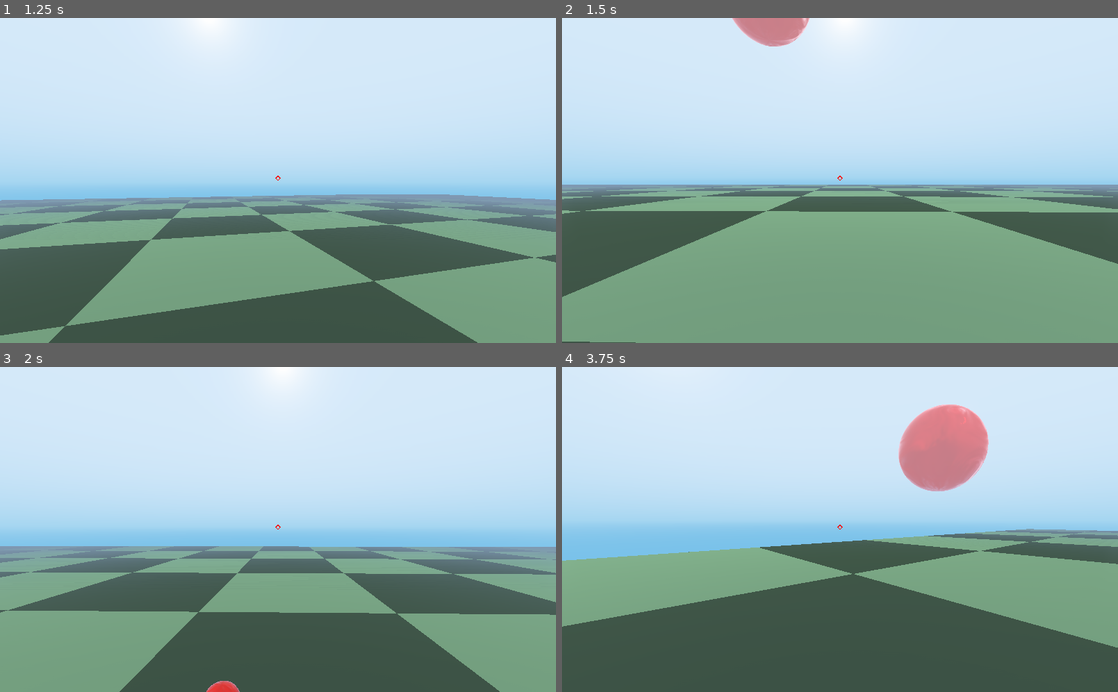
Above: before the commit, frames 1-4 (two rows, left to right).
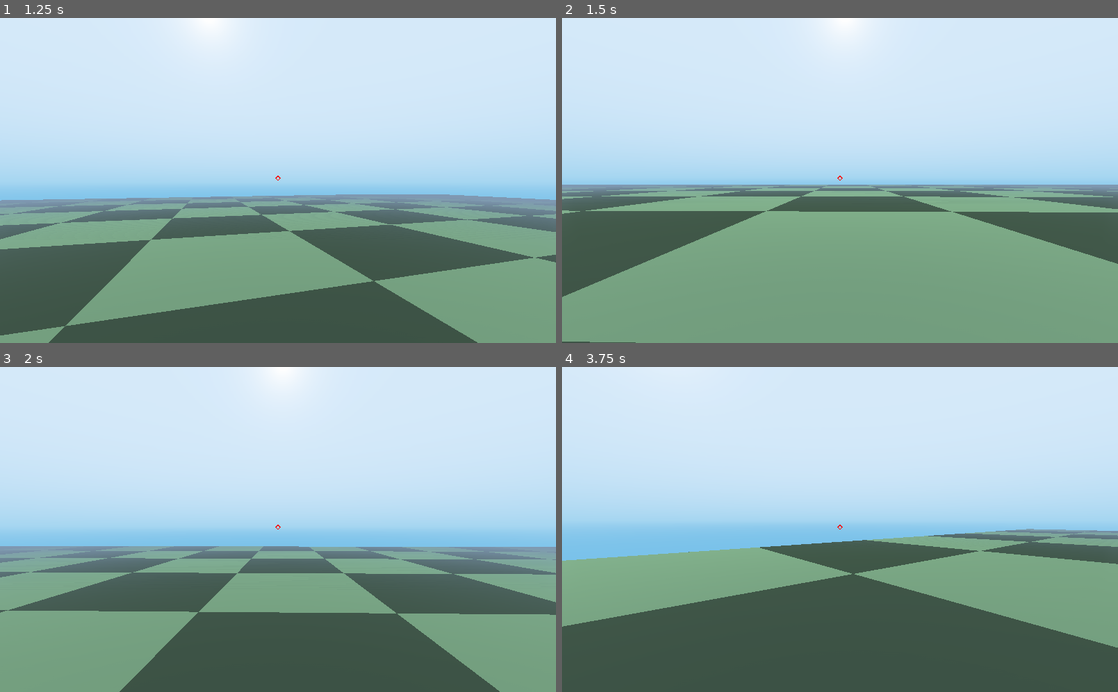
Above: after the commit, the same moments.

Repository: 1SDANi/Project-Blam
Game: Godot game, scene res://World.tscn
The game is run twice, just before and just after one commit, with the same random seed, the same clock (stepped at 60 frames per second) and the same inputs.
Inputs (mouse positions are in pixels of both pictures, inside the frame that each line leads up to):
- Up to frame 1 (1.25 s): tap Enter at 0.5 s; move the mouse to (305, 180) at 0.52 s; hold W (ui_up) from 0.53 s (still down); tap E (game_swap_weapon, bound only after the commit) at 0.6 s; tap Space (ui_select) at 0.77 s
- Up to frame 2 (1.5 s): keep holding W (ui_up); move the mouse to (812, 180) at 1.27 s; click (812, 180) at 1.35 s
- Up to frame 3 (2 s): keep holding W (ui_up); tap Space (ui_select) at 1.52 s; tap E (game_swap_weapon, bound only after the commit) at 1.55 s
- Up to frame 4 (3.75 s): keep holding W (ui_up); move the mouse to (851, 523) at 2.02 s; tap E (game_swap_weapon, bound only after the commit) at 2.1, 2.85 s; move the mouse to (834, 536) at 2.77 s; tap Space (ui_select) at 3.02 s; move the mouse to (878, 532) at 3.52 s; click (878, 532) at 3.6 s

Frame 1 is identical in both runs. In frame 2, 0.9% of the frame differs, in the area x 30-45%, y 0-9%; in frame 3, 0.2%; in frame 4, 3.4%, in the area x 60-77%, y 11-39%.

Commit message:
Added functionality for weapon swapping Added Machine Pistol

Diff:
--- /dev/null
+++ b/Guns/BattleRifle.gd
@@ -0,0 +1,9 @@
+extends "GunItem.gd"
+
+func _init(weilder).(weilder):
+	._init(weilder)
+	iClip = 5
+	fCooldown = 1.0
+	fRecharge = 2.0
+	fMaxHoldTime = 0.0
+	sProjectile = preload("../Projectiles/BattleRifleProjectile.tscn")
--- /dev/null
+++ b/Guns/GunItem.gd
@@ -0,0 +1,46 @@
+var sProjectile
+var nWorld : Node
+var nWeilder : Node
+var fMaxHoldTime : float = 0
+var fCooldown : float = 1
+var fRecharge : float = 2
+var fTriggerHeld : float
+var fWaiting : float
+var iClip : int
+var iCharge : int
+
+
+func _init(weilder):
+	iCharge = iClip
+	nWeilder = weilder
+	nWorld = weilder.nWorld
+	fWaiting = 0
+	fTriggerHeld = -1
+	sProjectile = preload("../Projectiles/Projectile.tscn")
+
+func process(delta : float):
+	if fWaiting >= fRecharge:
+		iCharge = iClip
+	if fWaiting >= fCooldown:
+		if fTriggerHeld >= 0:
+			shoot()
+	fWaiting += delta
+	if fTriggerHeld >= 0 and fMaxHoldTime > 0:
+		fTriggerHeld += delta
+
+func trigger_down():
+	fTriggerHeld = 0
+
+func trigger_up():
+	fTriggerHeld = -1
+
+func shoot():
+	if not iCharge > 0: return
+	iCharge -= 1
+	fWaiting = 0
+	var nProjectile = sProjectile.instance()
+	nWorld.add_child(nProjectile)
+	nProjectile.set_rotation(nWeilder.get_rotation() + nWeilder.nLook.get_rotation())
+	nProjectile.on_spawn()
+	nProjectile.set_translation(nWeilder.nHands.get_global_transform().origin + nWeilder.get_rotation().normalized() * nProjectile.nCollider.get_shape().get_radius())
+	nProjectile.nOwner = nWeilder
--- /dev/null
+++ b/Guns/MachinePistol.gd
@@ -0,0 +1,9 @@
+extends "GunItem.gd"
+
+func _init(weilder).(weilder):
+	._init(weilder)
+	iClip = 3
+	fCooldown = 0.1
+	fRecharge = 5.0
+	fMaxHoldTime = 0.0
+	sProjectile = preload("../Projectiles/MachinePistolProjectile.tscn")
--- a/PersonController.gd
+++ b/PersonController.gd
@@ -1,6 +1,5 @@
 extends "Entity.gd"
 
-var sProjectile = preload("Projectile.tscn")
 var nLook : Node
 var nHands : Node
 export (float) var fRotateSpeed : float = 0.05
@@ -11,26 +10,32 @@
 export (float) var fAirSpeed: float
 var vMoveLook : Vector2 = Vector2.ZERO
 var vMotion : Vector3 = Vector3.ZERO
+var oBattleRifle = preload("Guns/BattleRifle.gd")
+var oMachinePistol = preload("Guns/MachinePistol.gd")
+var oPrimaryWeapon
+var oSecondaryWeapon
 
 func _ready():
 	nLook = get_node(pLook)
 	nHands = get_node(pHands)
 	Input.set_mouse_mode(Input.MOUSE_MODE_CAPTURED)
+	oPrimaryWeapon = oBattleRifle.new(self)
+	oSecondaryWeapon = oMachinePistol.new(self)
 
 func _physics_process(delta : float):
 	move_camera(delta)
 	apply_movement()
-
-func shoot():
-	var nProjectile = sProjectile.instance()
-	nWorld.add_child(nProjectile)
-	nProjectile.fRadius = 0.25
-	nProjectile.set_rotation(get_rotation() + nLook.get_rotation())
-	nProjectile.on_spawn()
-	nProjectile.set_translation(nHands.get_global_transform().origin + get_rotation().normalized() * nProjectile.nCollider.get_shape().get_radius())
+	oPrimaryWeapon.process(delta)
+	oSecondaryWeapon.process(delta)
 
 func jump():
 	vVelocity.y += fJumpStrength
+
+func swap_weapons():
+	var oNewPrimary = oSecondaryWeapon
+	oSecondaryWeapon = oPrimaryWeapon
+	oPrimaryWeapon = oNewPrimary
+	oSecondaryWeapon.trigger_up()
 
 func apply_movement():
 	if isGrounded():
--- a/PlayerController.gd
+++ b/PlayerController.gd
@@ -10,16 +10,19 @@
 var sLookLeft : String = "game_look_left"
 var sLookRight : String = "game_look_right"
 var sEscape : String = "ui_end"
-
-
+var sSwapWeapons : String = "game_swap_weapon"
+var fLastTrigger : float
 
 func _input(event):
 	if (event.is_action_pressed(sEscape)):
 		get_tree().quit()
 
 	if event is InputEventMouseButton or event is InputEventJoypadMotion:
-		if event.get_action_strength(sShoot) == 1:
-			shoot()
+		if event.get_action_strength(sShoot) == 1 and fLastTrigger != 1:
+			oPrimaryWeapon.trigger_down()
+		if event.get_action_strength(sShoot) == 0 and fLastTrigger != 0:
+			oPrimaryWeapon.trigger_up()
+		fLastTrigger = event.get_action_strength(sShoot)
 
 	if event is InputEventMouseMotion:
 		vMoveLook.x += -event.get_relative().x
@@ -31,6 +34,11 @@
 				jump()
 				fCoyoteTimer = 0
 
+		if event.is_action_pressed(sSwapWeapons):
+			swap_weapons()
+			if Input.get_action_strength(sShoot) == 1:
+				oPrimaryWeapon.trigger_down()
+
 func _physics_process(delta):
 	vMotion.x += Input.get_action_strength(sRight) - Input.get_action_strength(sLeft)
 	vMotion.z += Input.get_action_strength(sBack) - Input.get_action_strength(sForward)
--- /dev/null
+++ b/Projectiles/BattleRifleProjectile.gd
@@ -0,0 +1,7 @@
+extends "Projectile.gd"
+
+func on_spawn():
+	fInitialVelocity = 27 * 1
+	fDamage = 20
+	fRadius = 1
+	after_spawn()
--- /dev/null
+++ b/Projectiles/BattleRifleProjectile.tscn
@@ -0,0 +1,91 @@
+[gd_scene load_steps=13 format=2]
+
+[ext_resource path="res://Projectiles/BattleRifleProjectile.gd" type="Script" id=1]
+
+[sub_resource type="OpenSimplexNoise" id=1]
+octaves = 6
+period = 175.0
+persistence = 0.75
+lacunarity = 1.5
+
+[sub_resource type="NoiseTexture" id=2]
+seamless = true
+noise = SubResource( 1 )
+
+[sub_resource type="OpenSimplexNoise" id=3]
+period = 50.0
+persistence = 0.75
+lacunarity = 1.75
+
+[sub_resource type="NoiseTexture" id=4]
+noise = SubResource( 3 )
+
+[sub_resource type="OpenSimplexNoise" id=5]
+octaves = 1
+period = 75.0
+persistence = 0.6
+lacunarity = 1.75
+
+[sub_resource type="NoiseTexture" id=6]
+seamless = true
+noise = SubResource( 5 )
+
+[sub_resource type="OpenSimplexNoise" id=7]
+period = 75.0
+persistence = 0.75
+lacunarity = 2.25
+
+[sub_resource type="NoiseTexture" id=8]
+seamless = true
+noise = SubResource( 7 )
+
+[sub_resource type="SpatialMaterial" id=9]
+flags_transparent = true
+params_diffuse_mode = 3
+params_specular_mode = 2
+albedo_color = Color( 1, 0, 0, 0.752941 )
+albedo_texture = SubResource( 2 )
+metallic = 0.5
+roughness = 0.25
+emission_enabled = true
+emission = Color( 1, 0, 0, 1 )
+emission_energy = 0.5
+emission_operator = 0
+emission_on_uv2 = false
+normal_enabled = true
+normal_scale = 0.75
+normal_texture = SubResource( 8 )
+ao_enabled = true
+ao_light_affect = 0.0
+ao_texture = SubResource( 4 )
+ao_on_uv2 = false
+ao_texture_channel = 0
+depth_enabled = true
+depth_scale = 1.0
+depth_deep_parallax = false
+depth_flip_tangent = true
+depth_flip_binormal = true
+depth_texture = SubResource( 6 )
+subsurf_scatter_enabled = true
+subsurf_scatter_strength = 1.0
+
+[sub_resource type="SphereMesh" id=10]
+material = SubResource( 9 )
+
+[sub_resource type="SphereShape" id=11]
+
+[node name="Projectile" type="Area"]
+gravity_vec = Vector3( 0, 0, 0 )
+gravity = 0.0
+linear_damp = 0.0
+angular_damp = 0.0
+script = ExtResource( 1 )
+pCollider = NodePath("CollisionShape")
+pMesh = NodePath("MeshInstance")
+
+[node name="MeshInstance" type="MeshInstance" parent="."]
+mesh = SubResource( 10 )
+material/0 = null
+
+[node name="CollisionShape" type="CollisionShape" parent="."]
+shape = SubResource( 11 )
--- /dev/null
+++ b/Projectiles/MachinePistolProjectile.gd
@@ -0,0 +1,10 @@
+extends "Projectile.gd"
+
+func on_spawn():
+	fInitialVelocity = 27 * 1.5
+	fDamage = 25
+	fRadius = 0.75
+	fAccelerateDuration = 1
+	fAcceleration = -27 / fAccelerateDuration
+	fAccelerateTime = 0
+	after_spawn()
--- /dev/null
+++ b/Projectiles/MachinePistolProjectile.tscn
@@ -0,0 +1,91 @@
+[gd_scene load_steps=13 format=2]
+
+[ext_resource path="res://Projectiles/MachinePistolProjectile.gd" type="Script" id=1]
+
+[sub_resource type="OpenSimplexNoise" id=1]
+octaves = 6
+period = 175.0
+persistence = 0.75
+lacunarity = 1.5
+
+[sub_resource type="NoiseTexture" id=2]
+seamless = true
+noise = SubResource( 1 )
+
+[sub_resource type="OpenSimplexNoise" id=3]
+period = 50.0
+persistence = 0.75
+lacunarity = 1.75
+
+[sub_resource type="NoiseTexture" id=4]
+noise = SubResource( 3 )
+
+[sub_resource type="OpenSimplexNoise" id=5]
+octaves = 1
+period = 75.0
+persistence = 0.6
+lacunarity = 1.75
+
+[sub_resource type="NoiseTexture" id=6]
+seamless = true
+noise = SubResource( 5 )
+
+[sub_resource type="OpenSimplexNoise" id=7]
+period = 75.0
+persistence = 0.75
+lacunarity = 2.25
+
+[sub_resource type="NoiseTexture" id=8]
+seamless = true
+noise = SubResource( 7 )
+
+[sub_resource type="SpatialMaterial" id=9]
+flags_transparent = true
+params_diffuse_mode = 3
+params_specular_mode = 2
+albedo_color = Color( 1, 0, 0, 0.752941 )
+albedo_texture = SubResource( 2 )
+metallic = 0.5
+roughness = 0.25
+emission_enabled = true
+emission = Color( 1, 0, 0, 1 )
+emission_energy = 0.5
+emission_operator = 0
+emission_on_uv2 = false
+normal_enabled = true
+normal_scale = 0.75
+normal_texture = SubResource( 8 )
+ao_enabled = true
+ao_light_affect = 0.0
+ao_texture = SubResource( 4 )
+ao_on_uv2 = false
+ao_texture_channel = 0
+depth_enabled = true
+depth_scale = 1.0
+depth_deep_parallax = false
+depth_flip_tangent = true
+depth_flip_binormal = true
+depth_texture = SubResource( 6 )
+subsurf_scatter_enabled = true
+subsurf_scatter_strength = 1.0
+
+[sub_resource type="SphereMesh" id=10]
+material = SubResource( 9 )
+
+[sub_resource type="SphereShape" id=11]
+
+[node name="Projectile" type="Area"]
+gravity_vec = Vector3( 0, 0, 0 )
+gravity = 0.0
+linear_damp = 0.0
+angular_damp = 0.0
+script = ExtResource( 1 )
+pCollider = NodePath("CollisionShape")
+pMesh = NodePath("MeshInstance")
+
+[node name="MeshInstance" type="MeshInstance" parent="."]
+mesh = SubResource( 10 )
+material/0 = null
+
+[node name="CollisionShape" type="CollisionShape" parent="."]
+shape = SubResource( 11 )
--- a/Projectile.gd
+++ b/Projectiles/Projectile.gd
@@ -1,14 +1,16 @@
 extends Area
 
-const Entity = preload("Entity.gd")
+const Entity = preload("../Entity.gd")
 export (NodePath) var pCollider : NodePath
 export (NodePath) var pMesh : NodePath
-var cCollision : KinematicCollision
 var nCollider : CollisionShape
 var nMesh : MeshInstance
+var nOwner : Entity
 var vVelocity : Vector3
 var fInitialVelocity : float = 0.5
-var fAcceleration : float = 0
+var fAccelerateDuration : float = 0.0
+var fAcceleration : float = 0.0
+var fAccelerateTime : float = -1
 var fDamage : float = 10
 var fRadius : float = 1
 var fLife : float = 10
@@ -20,22 +22,33 @@
 	connect("body_entered", self, "_on_body_entered")
 
 func on_spawn():
+	after_spawn()
+
+func after_spawn():
 	vVelocity = get_trajectory() * fInitialVelocity
 	nCollider.get_shape().set_radius(fRadius)
 	nMesh.get_mesh().set_radius(fRadius)
 	nMesh.get_mesh().set_height(fRadius * 2)
 
 func _physics_process(delta : float):
-	vVelocity += get_trajectory() * fAcceleration
-	set_translation(get_translation() + transform.basis.xform(vVelocity))
+	if (fAccelerateTime >= 0 and fAccelerateTime < fAccelerateDuration):
+
+
+		if fAccelerateTime + delta < fAccelerateDuration:
+			vVelocity += get_trajectory() * fAcceleration * delta
+			fAccelerateTime += delta
+		else:
+			vVelocity += get_trajectory() * fAcceleration * (fAccelerateDuration - fAccelerateTime)
+			fAccelerateTime = fAccelerateDuration
+	set_translation(get_translation() + transform.basis.xform(vVelocity) * delta)
 	fLife -= delta
 	if fLife <= 0:
 		queue_free()
 
 func _on_body_entered(body):
-	if body is Entity:
+	if body is Entity and body != nOwner:
 		body.damage(fDamage)
-	queue_free()
+		queue_free()
 
 func get_trajectory():
 	return Vector3.FORWARD.normalized()
--- a/Projectile.tscn
+++ b/Projectiles/Projectile.tscn
@@ -1,6 +1,6 @@
 [gd_scene load_steps=13 format=2]
 
-[ext_resource path="res://Projectile.gd" type="Script" id=1]
+[ext_resource path="res://Projectiles/Projectile.gd" type="Script" id=1]
 
 [sub_resource type="OpenSimplexNoise" id=1]
 octaves = 6
--- a/World.tscn
+++ b/World.tscn
@@ -30,19 +30,22 @@
 dof_blur_far_quality = 2
 glow_enabled = true
 
-[sub_resource type="CubeMesh" id=5]
+[sub_resource type="SpatialMaterial" id=5]
+
+[sub_resource type="CubeMesh" id=6]
+material = SubResource( 5 )
 size = Vector3( 2, 4, 2 )
 
-[sub_resource type="BoxShape" id=6]
+[sub_resource type="BoxShape" id=7]
 extents = Vector3( 1, 2, 1 )
 
-[sub_resource type="BoxShape" id=7]
+[sub_resource type="BoxShape" id=8]
 extents = Vector3( 100, 0.125, 100 )
 
-[sub_resource type="BoxShape" id=8]
+[sub_resource type="BoxShape" id=9]
 extents = Vector3( 4, 0.06, 8 )
 
-[sub_resource type="ConvexPolygonShape" id=9]
+[sub_resource type="ConvexPolygonShape" id=10]
 points = PoolVector3Array( -4, 0.75, 8, -4, 0.75, -8, -4, 0.75, 8, -4, 0.75, -8, -4, -0.75, 8, 4, -0.75, -8, 4, -0.75,  …(184 unchanged characters)…
 
 [node name="World" type="Spatial"]
@@ -127,11 +130,11 @@
 pTarget = NodePath("../Player")
 
 [node name="MeshInstance" type="MeshInstance" parent="Dummy"]
-mesh = SubResource( 5 )
+mesh = SubResource( 6 )
 material/0 = null
 
 [node name="CollisionShape" type="CollisionShape" parent="Dummy"]
-shape = SubResource( 6 )
+shape = SubResource( 7 )
 
 [node name="Look" type="Spatial" parent="Dummy"]
 transform = Transform( 1, 0, 0, 0, 1, 0, 0, 0, 1, 0, 0.75, -1.1 )
--- a/project.godot
+++ b/project.godot
@@ -93,6 +93,12 @@
 "events": [ Object(InputEventJoypadMotion,"resource_local_to_scene":false,"resource_name":"","device":0,"axis":2,"axis_value":1.0,"script":null)
  ]
 }
+game_swap_weapon={
+"deadzone": 0.5,
+"events": [ Object(InputEventKey,"resource_local_to_scene":false,"resource_name":"","device":0,"alt":false,"shift":false,"control":false,"meta":false,"command":false,"pressed":false,"scancode":69,"unicode":0,"echo":false,"script":null)
+, Object(InputEventJoypadButton,"resource_local_to_scene":false,"resource_name":"","device":0,"button_index":3,"pressure":0.0,"pressed":false,"script":null)
+ ]
+}
 
 [physics]
 
Not shown: 3 places in World.tscn that only renumber resources
Not shown, changed: Weapons.xlsx
